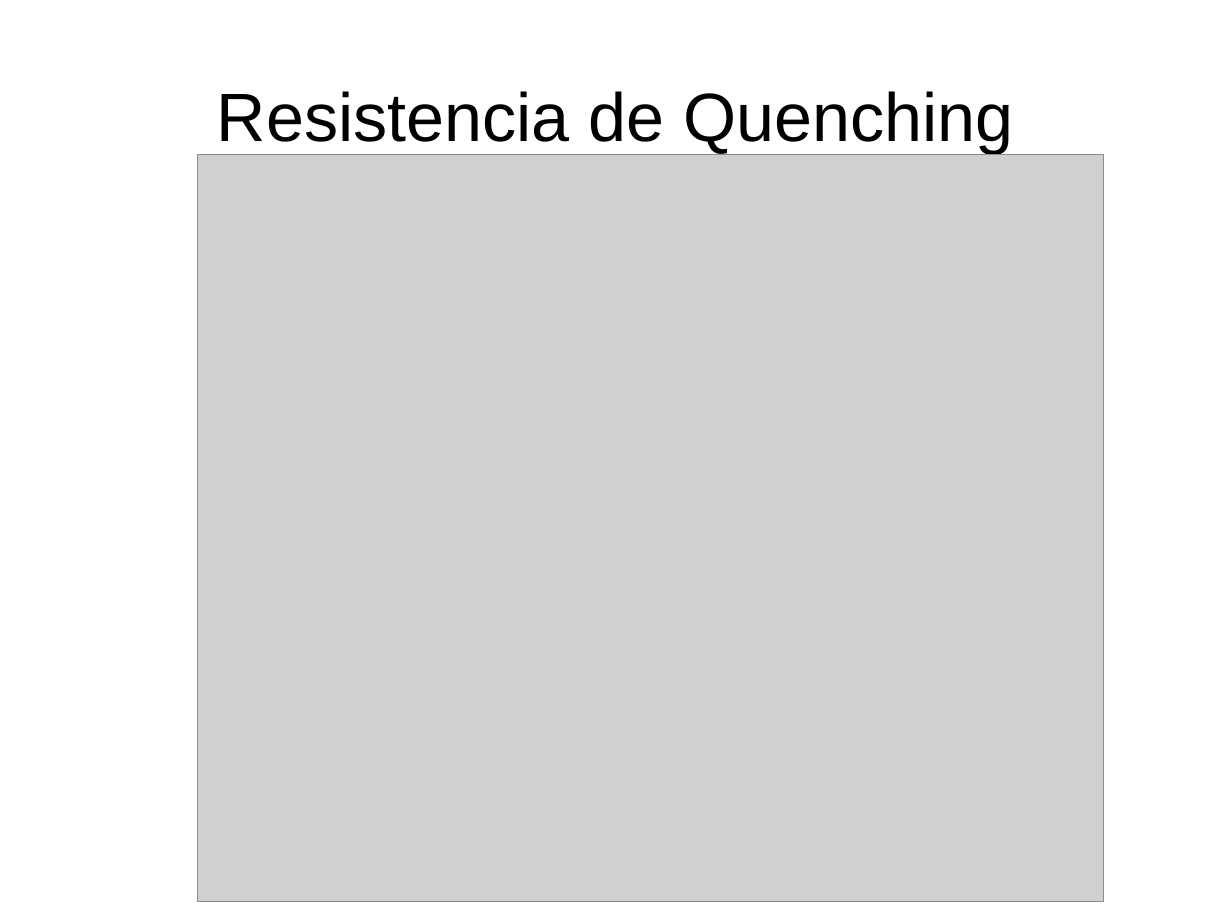
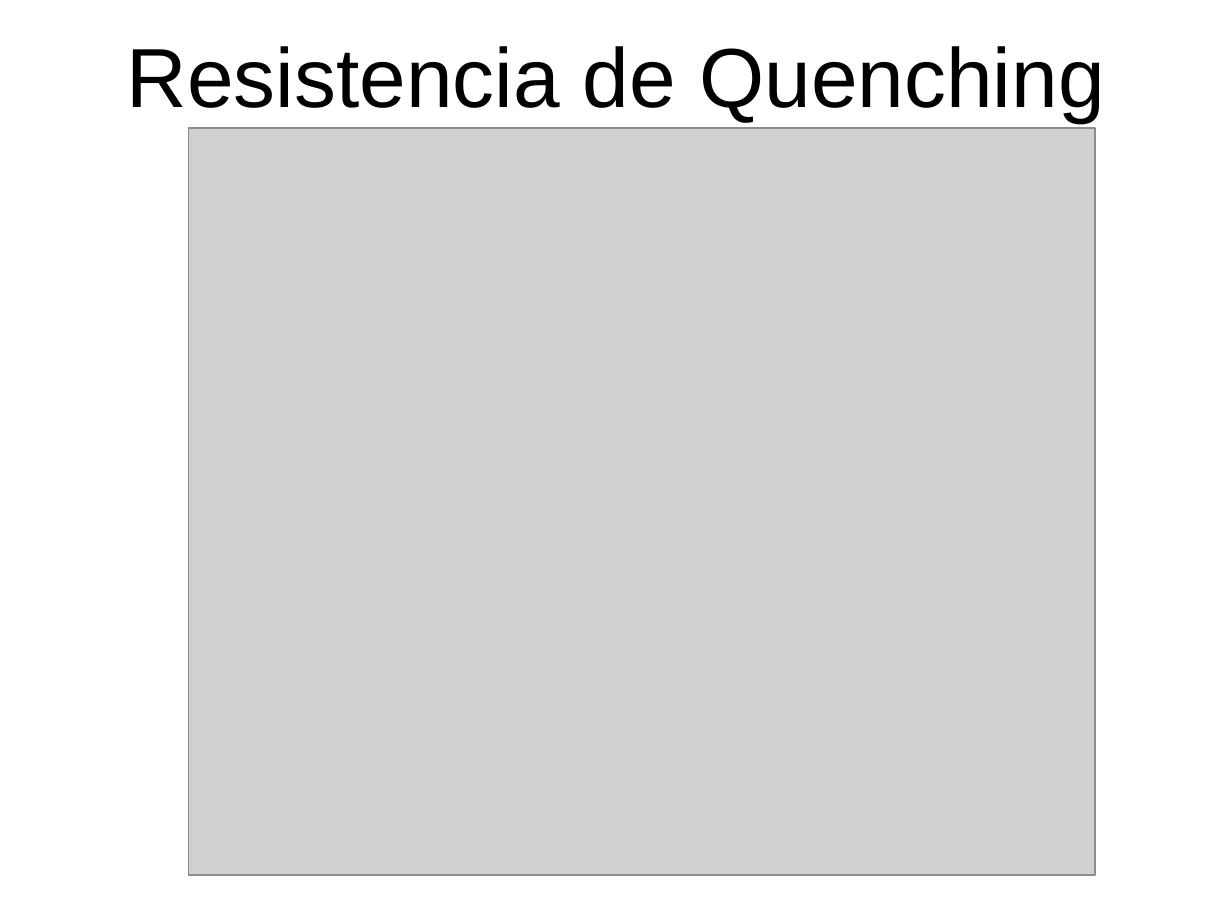
Before and after one commit to labosat/Labo-7, a slide deck: slide 9 of Charla Avance Labo7.odp (slide 8 before the commit). Drawn at 1232x924 pixels with LibreOffice and Linux fonts; fonts in the diff are those of the drawing; grey boxes stand for pictures. Boxes give left, top, right and bottom in pixels: in the first picture for what was removed or moved away, otherwise in the second. Text is boxed around its words. In the diff, an @@ line names an element or a change of style, - is before the commit and + after.

```diff
--- a/Charla Avance Labo7.odp
+++ b/Charla Avance Labo7.odp
@@ text "Resistencia de Quenching": place and size @@
-text "Resistencia de Quenching" at [217,91,1013,153]
+text "Resistencia de Quenching" at [127,46,1104,123]
@@ text "Resistencia de Quenching" at [127,46,1104,123]: size 44 to 54 pt @@
@@ picture: place and size @@
-picture at [198,154,1105,901]
+picture at [189,129,1096,875]
```
Also in this commit, not shown: 7 other slides changed, 3 slides added, 2 slides removed, 5 other files.
